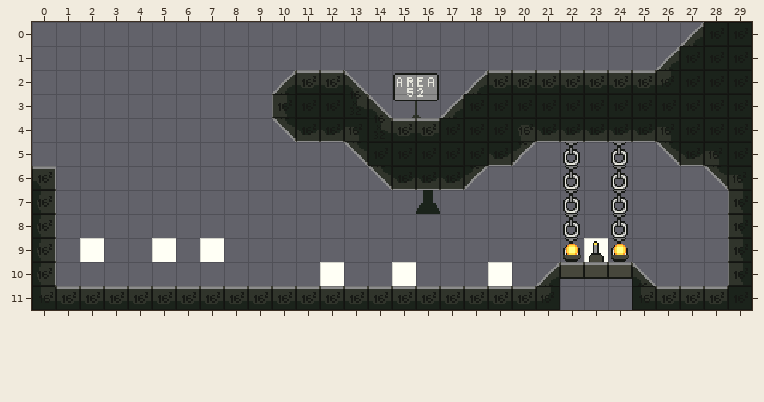
Two versions of a level (Tiled map, assets/levels/introduction.tmx). This is how it looked before the edit.
Cells are 16x16 px. Shown: x 0..29, y 0..11.
Now the later version:
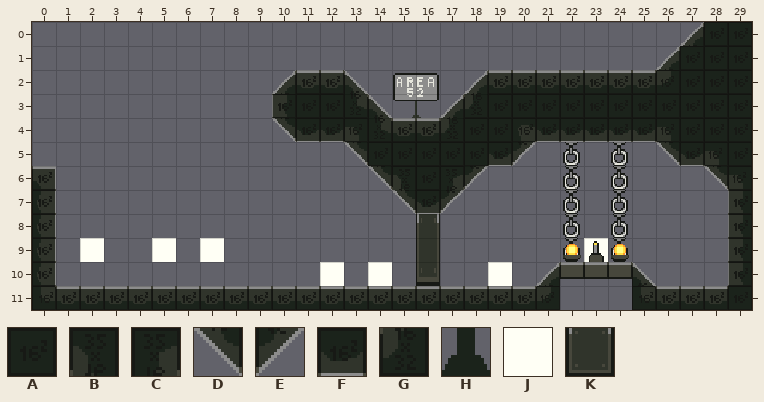
Key: from "prototype-basic-tiles": A 0, B 2, C 3, D 10, E 11, F 40, G 56, H 75; from "prototype-interactive-elements": J 16, K 36.
_ is an empty cell.
Objects are placed by their top-left corner, in cells (3,4 is the top-left corner of cell 3,4); size is 1x1 cell unless given.
Tiles replaced or removed in this view: A, F, H.
Log entry: Add door switch and blocking door interactibles
Edits made:
Changed rows in their new state; . is an unchanged cell.
Layer "collision":
first column x 15:
 3 ...G
 4 ..G.
 6 BAC.
 7 DFE.
Layer "objects":
changed: J "lever" at 15,10 -> J "lever" at 14,10
added: K "door" at 16,8 size 1x3
Where, in picture pixels (left, top, right, bottom), the same in both pictures:
changed: (440, 94, 487, 139)
changed: (368, 169, 464, 286)
